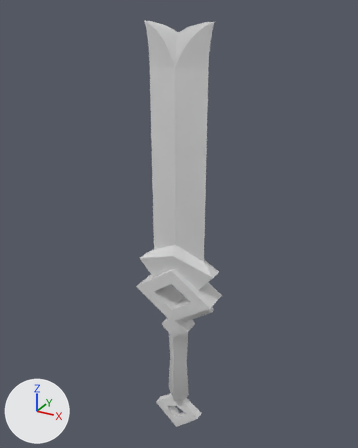
An edit to the FBX model zdsp/zdspclient/Assets/Models/Characters/Pc_animation/shadow/female_dagger@shadow_singalatk2.fbx, drawn before and after from the same camera.
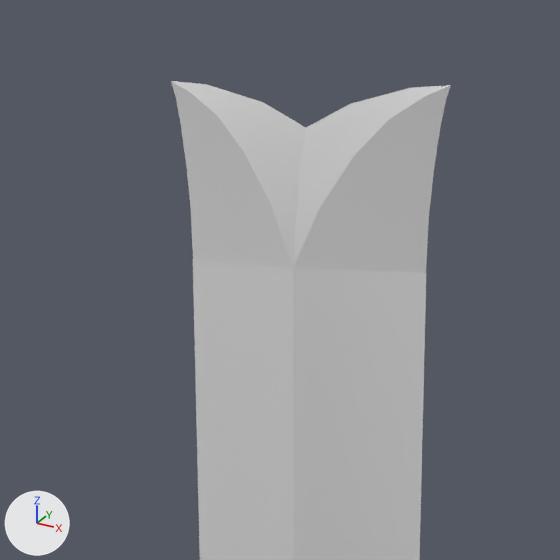
There are two pictures of each version: one whole from a camera (50 mm lens) standing at (0.411, -0.74, 0.684) and looking at (-0.012, 0.028, 0.3), one close up on the part from 28% to 68% of the width and 0% to 32% of the height. Arrows for +X, +Y and +Z are at lower left; the lights stay in place. Where no turn or scale is listed for an object, it has been applied to the vertices.

The first close-up shows 'dagger_01', 'dagger_02'.
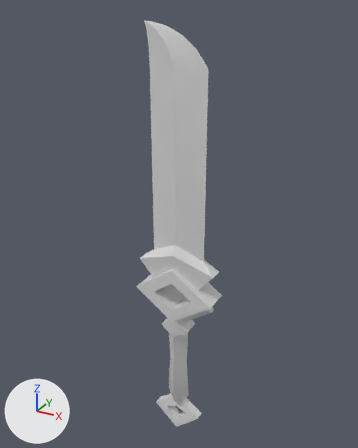
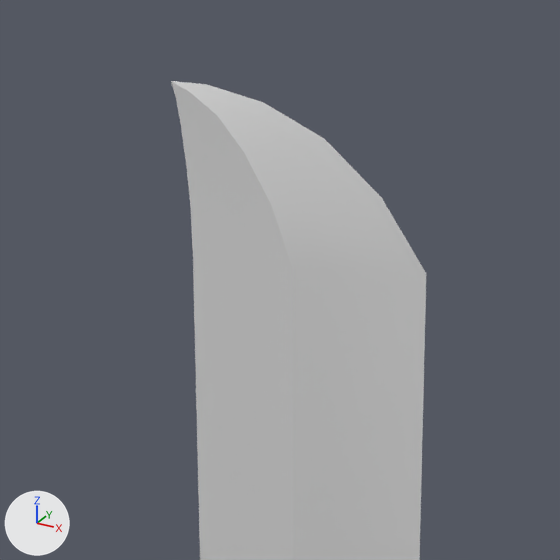
Location of each change, [x1, y1, x2, y2] in pixels of the close-ups (560 x 560 px):
'dagger_02', deleted: before [193, 85, 451, 560]

Patch to the scene script:
```diff
--- a/zdsp/zdspclient/Assets/Models/Characters/Pc_animation/shadow/female_dagger@shadow_singalatk2.fbx.py
+++ b/zdsp/zdspclient/Assets/Models/Characters/Pc_animation/shadow/female_dagger@shadow_singalatk2.fbx.py
@@ ob_dagger_02 @@
-ob_dagger_02 = bpy.data.objects.new('dagger_02', me_mesh_001)
-ob_dagger_02.location = (0.0, 0.0, 0.0)
```
